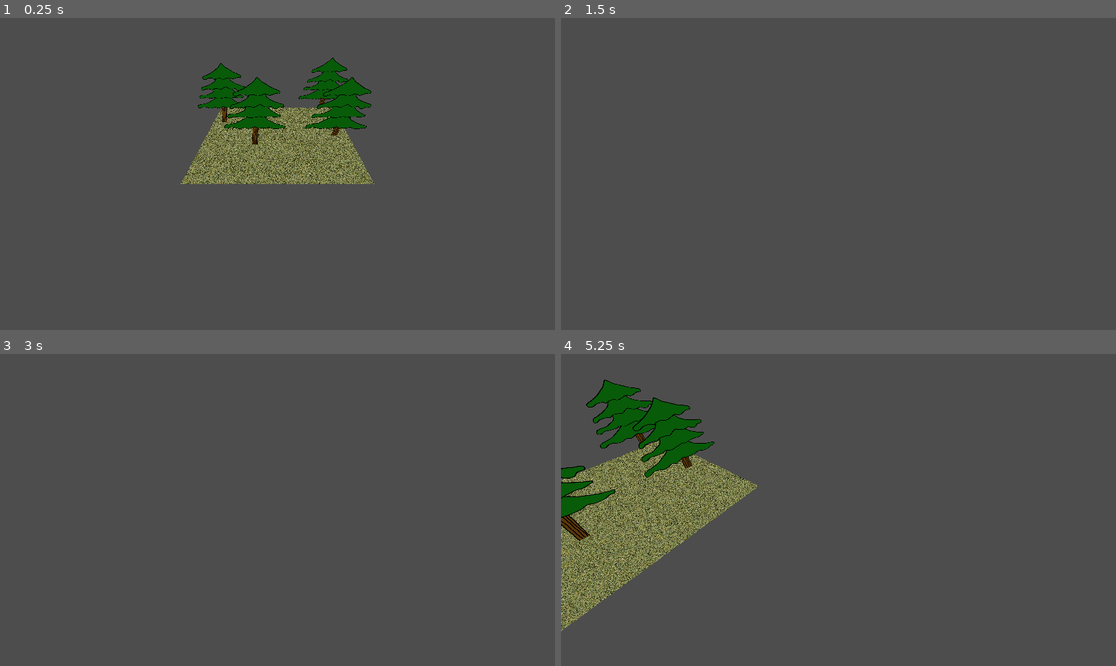
Above: before the commit, frames 1-4 (two rows, left to right).
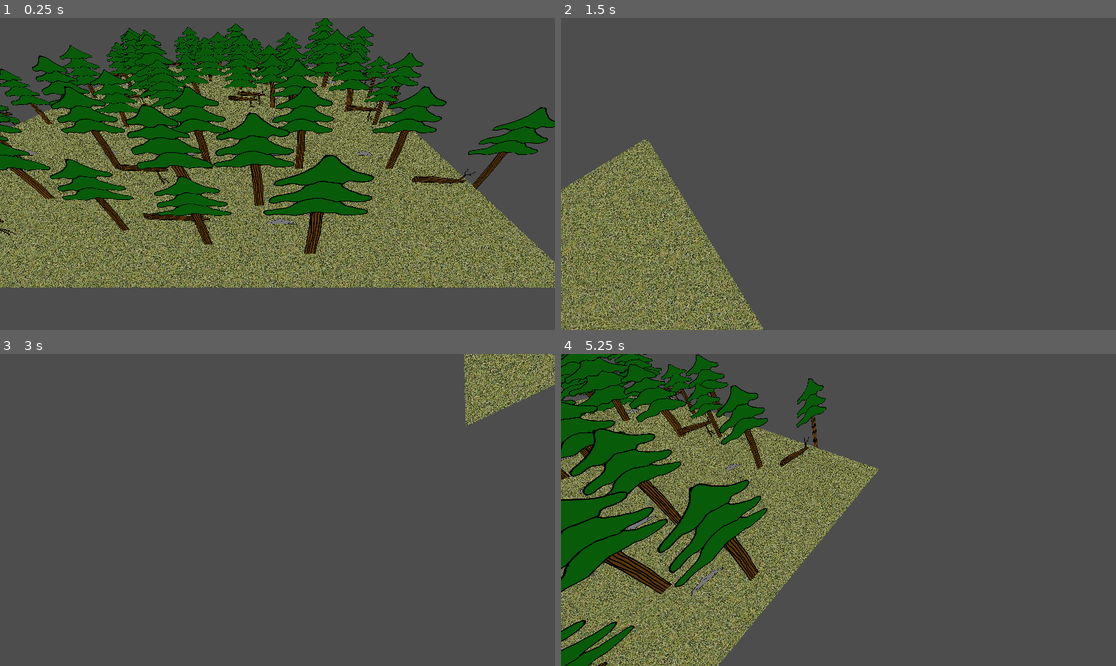
Above: after the commit, the same moments.

Repository: bluegill2000/Godot-Experiments
Game: Godot game, scene res://scenes/pine_forest.tscn
The game is run twice, just before and just after one commit, with the same random seed, the same clock (stepped at 60 frames per second) and the same inputs.
Inputs (mouse positions are in pixels of both pictures, inside the frame that each line leads up to):
- Up to frame 1 (0.25 s): no input
- Up to frame 2 (1.5 s): tap Enter at 0.5 s; move the mouse to (960, 158) at 0.52 s; hold D (move_right) 0.53-1.28 s; tap R at 0.6, 1.35 s; click (960, 158) at 0.67 s; move the mouse to (727, 189) at 1.27 s; hold S (move_backward) from 1.28 s (still down)
- Up to frame 3 (3 s): move the mouse to (333, 441) at 2.02 s; release S (move_backward) at 2.03 s; hold D (move_right) 2.03-2.78 s; tap R at 2.1, 2.85 s; tap Space (move_up) at 2.75 s; move the mouse to (249, 572) at 2.77 s; hold W (move_forward) from 2.78 s (still down); click (249, 572) at 2.92 s
- Up to frame 4 (5.25 s): move the mouse to (1005, 556) at 3.52 s; release W (move_forward) at 3.53 s; hold A (move_left) 3.53-5.03 s; tap R at 3.6, 4.35, 5.1 s; move the mouse to (672, 463) at 4.27 s; tap Enter at 5 s; move the mouse to (866, 510) at 5.02 s; hold S (move_backward) from 5.03 s (still down); click (866, 510) at 5.17 s

The runs differ from the first frame. In frame 1, 61% of the frame differs, in the area x 0-100%, y 0-87%; in frame 2, 14%; in frame 3, 2.6%; in frame 4, 35%.

Commit message:
Rocks and fallen logs

Diff:
--- a/Map Generation/scripts/tile.gd
+++ b/Map Generation/scripts/tile.gd
@@ -23,17 +23,54 @@
 
 	if tile_type == Globals.WorldType.pine_forest:
 		# Trees 1-4
-		print("Generating trees based at " + str(position.x) + " " + str(position.z) + " with a tile size " + str(tileSize))
 		for i in generator.randi_range(1, 4):
+			var tree_texture_number = generator.randi_range(1, 4)
 			var tree_node = Sprite3D.new()
 			var image = Image.new()
-			image.load("res://assets/pine forest/pine_tree_1.png")
+			image.load("res://assets/pine forest/pine_tree_" + str(tree_texture_number) + ".png")
 			tree_node.texture = ImageTexture.create_from_image(image)
 			tree_node.position.x = generator.randf_range(0, tileSize)
 			tree_node.position.z = generator.randf_range(0, tileSize)
 
+			# Scale the trees
+			tree_node.pixel_size *= generator.randf_range(0.7, 1.3)
+
 			var image_height = tree_node.texture.get_height() * tree_node.pixel_size
 			tree_node.position.y = image_height / 2
 
-			print("Created tree at " + str(tree_node.position))
 			add_child(tree_node)
+
+		# Rocks 0-1
+		if generator.randi() % 2:
+			var rock_texture_number = generator.randi_range(1, 2)
+			var rock_node = Sprite3D.new()
+			var image = Image.new()
+			image.load("res://assets/pine forest/rock_" + str(rock_texture_number) + ".png")
+			rock_node.texture = ImageTexture.create_from_image(image)
+			rock_node.position.x = generator.randf_range(0, tileSize)
+			rock_node.position.z = generator.randf_range(0, tileSize)
+
+			# Shrink rocks down
+			rock_node.pixel_size = rock_node.pixel_size * 0.3
+
+			var image_height = rock_node.texture.get_height() * rock_node.pixel_size
+			rock_node.position.y = image_height / 2
+
+			add_child(rock_node)
+
+		# Fallen logs 0-1
+		if generator.randi() % 2:
+			var log_node = Sprite3D.new()
+			var image = Image.new()
+			image.load("res://assets/pine forest/fallen_log_1.png")
+			log_node.texture = ImageTexture.create_from_image(image)
+			log_node.position.x = generator.randf_range(0, tileSize)
+			log_node.position.z = generator.randf_range(0, tileSize)
+
+			# Rotate log
+			log_node.rotate_z(deg_to_rad(-45))
+
+			var image_height = log_node.texture.get_height() * log_node.pixel_size
+			log_node.position.y = image_height / 2
+
+			add_child(log_node)
--- a/Map Generation/scripts/tile_manager.gd
+++ b/Map Generation/scripts/tile_manager.gd
@@ -2,10 +2,10 @@
 
 @export var tileContainer: Node
 
-const rowOffset: int = -1
-const colOffset: int = -1
-const rows: int = 2
-const cols: int = 2
+const rowOffset: int = -4
+const colOffset: int = -4
+const rows: int = 6
+const cols: int = 6
 const coordinateMultiplier: float = 5
 const tileTexturePath: String = "res://assets/misc/grass_tile_texture.jpg"
 const tileScriptPath: String = "res://scripts/tile.gd"
